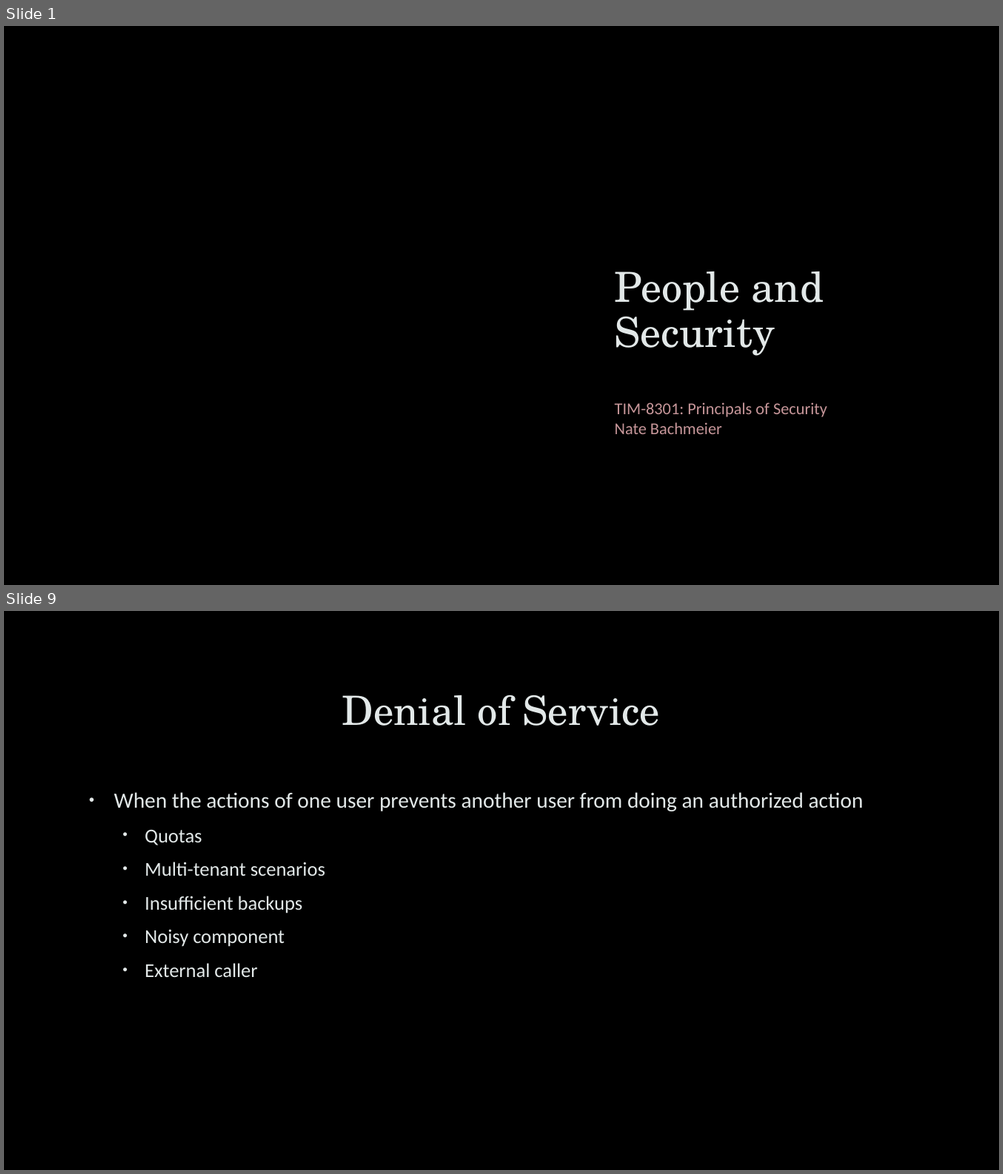
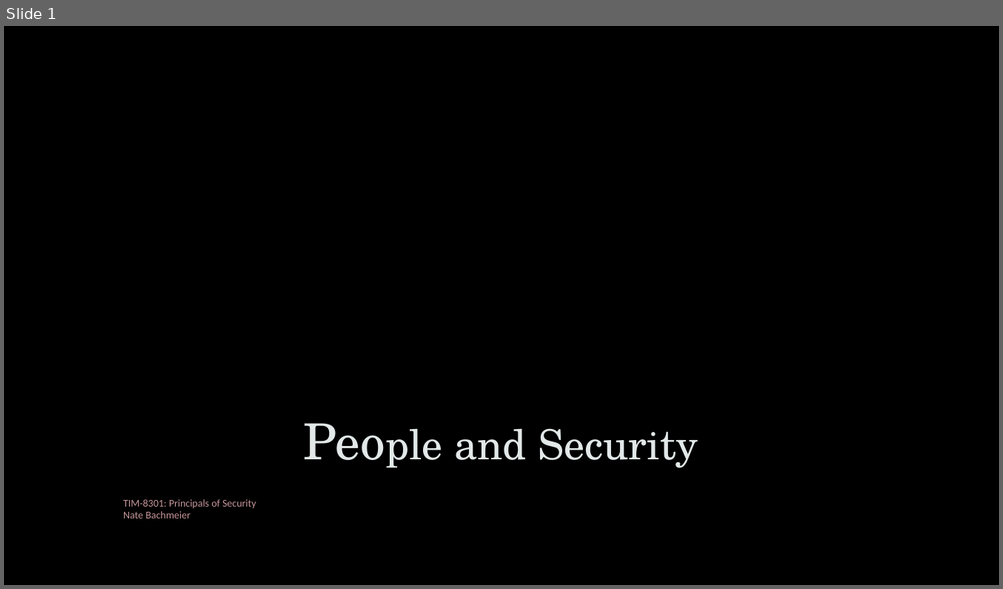
Before and after one commit to dr-natetorious/TIM-8301-Principals_of_CyberSecurity, a slide deck: Week2_PeopleAspects/People and Security.pptx. Shown one above the other, each under a label of ours: slides 1 and 9 before the commit, slide 1 after it; the slides between them are not shown. The pictures are 1003x1174 and 1003x589 pixels, drawn with LibreOffice and Linux fonts; fonts in the diff are those of the drawing; background and template pictures are left out. Boxes give left, top, right and bottom in pixels: in the first picture for what was removed or moved away, otherwise in the second. Text is boxed around its words. In the diff, an @@ line names an element or a change of style, - is before the commit and + after.

```diff
--- a/Week2_PeopleAspects/People and Security.pptx
+++ b/Week2_PeopleAspects/People and Security.pptx
@@ slide 9 removed at (4,611,999,1170), background picture (left out) @@
@@ title removed at (342,695,660,726) @@
-Denial of Service
@@ text removed at (114,792,863,977) @@
-• When the actions of one user prevents another user from doing an authorized action
-  • Quotas
-  • Multi-tenant scenarios
-  • Insufficient backups
-  • Noisy component
-  • External caller
@@ slide 1 changed as well @@
@@ freeform shape removed at (583,142,918,471) @@
@@ rectangle added at (4,371,999,585), fill gradient #000000 @@
@@ title "People and Security": place and size @@
-title "People and Security" at (614,271,823,356)
+title "People and Security" at (454,429,698,469)
@@ title "People and Security" at (454,429,698,469): size 40 to 48 pt in "People"; alignment left to centre @@
@@ subtitle "TIM-8301: Principals of Security Nate ...": place and size @@
-subtitle "TIM-8301: Principals of Security Nate ..." at (614,403,827,434)
+subtitle "TIM-8301: Principals of Security Nate ..." at (123,500,256,519)
@@ subtitle "TIM-8301: Principals of Security Nate ..." at (123,500,256,519): size 16 to 10 pt; line spacing 1 to 0.9; less space between paragraphs @@
```
Also in this commit, not shown: 3 other slides changed, 14 slides added, 5 other slides removed, 2 other files.
